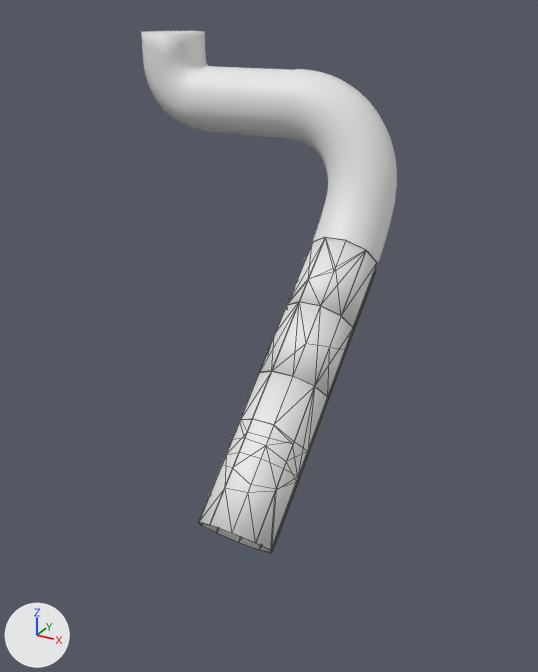
The FBX model JumperWireGame/Assets/Prefab/pipe_3-1(new).fbx, before and after one commit.
The view is the same before and after, from a 50 mm camera at (4.87, -10.1, 1.27) aimed at (0.37, -1.92, -2.82). Arrows for +X, +Y and +Z are at lower left; the lights stay in place. Mesh edges are drawn as thin lines on the coarser meshes. Where no turn or scale is listed for an object, it has been applied to the vertices.
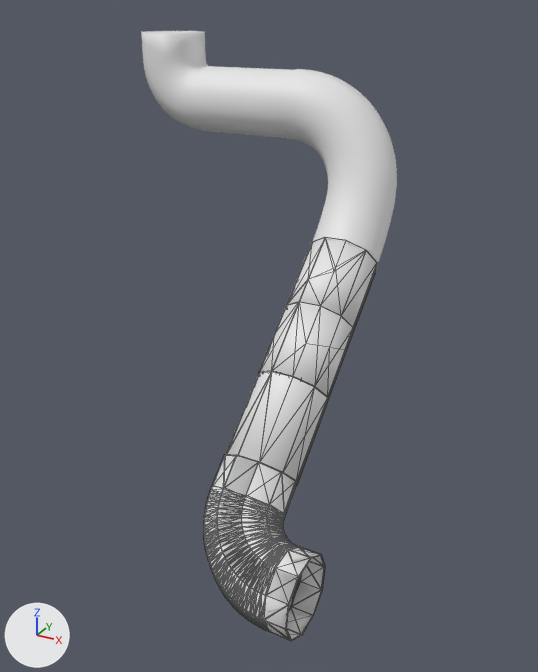
The newer file is also turned or shifted as a whole; pictures and numbers use the older file's frame.

The change, as a list of edits to the scene's bpy script:
```text
Add me_nurbspath_005:
    me_nurbspath_005.from_pydata(...)  # 1192 vertices, 2236 faces; spans x -0.5..1.11, y -1.09..1.48, z -1.04..1.41
Remove ob_nurbspath_005:
    ob_nurbspath_005 = bpy.data.objects.new('NurbsPath.005', me_nurbspath_011)
    ob_nurbspath_005.location = (0.0, 0.0, 0.0)
Add ob_nurbspath_004:
    ob_nurbspath_004 = bpy.data.objects.new('NurbsPath.004', me_nurbspath_005)
    ob_nurbspath_004.location = (0.94, -3.49, -4.35)
```

Boxes (x1, y1, x2, y2) around the edits, measured in the pictures (538 x 672 px):
'NurbsPath.004', added: after (204, 372, 328, 642)
'NurbsPath.005', deleted: before (198, 371, 328, 553)
